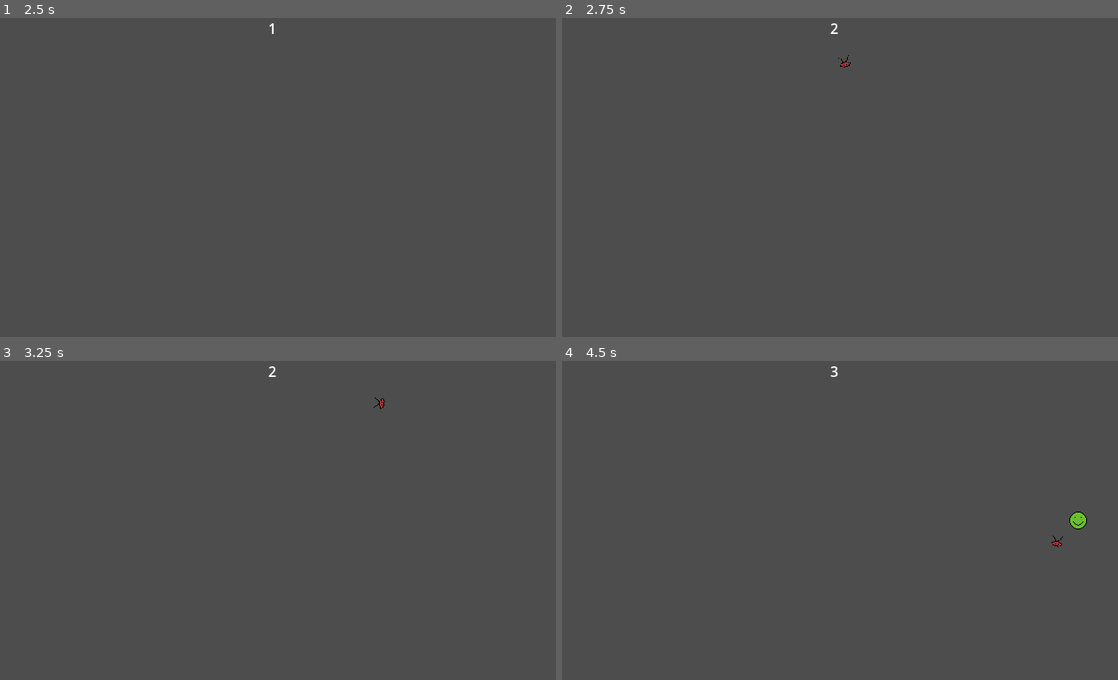
Above: before the commit, frames 1-4 (two rows, left to right).
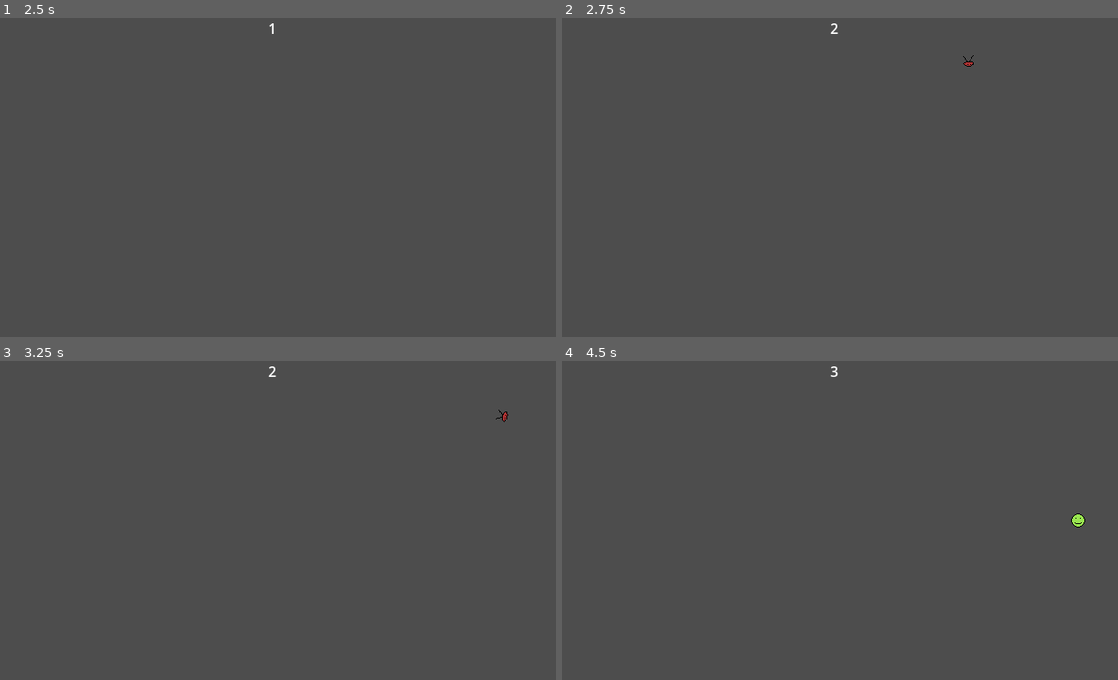
Above: after the commit, the same moments.

Repository: pres2300/ludum_dare_56
Game: Godot game, scene res://main.tscn
Same seed, same stepped clock (60 frames per second), same inputs: the game is played once before the commit and once after it.
Inputs:
- Up to frame 1 (2.5 s): tap Enter (ui_accept) at 0.5, 1.35, 1.52, 1.82, 2 s; hold Right (ui_right) 0.53-1.28 s; hold Enter (ui_accept) 0.53-1.28 s; hold Down (ui_down) 1.28-2.03 s; hold Right (ui_right) from 2.03 s (still down); hold Enter (ui_accept) from 2.03 s (still down)
- Up to frame 2 (2.75 s): keep holding Right (ui_right); keep holding Enter (ui_accept)
- Up to frame 3 (3.25 s): release Right (ui_right) at 2.78 s; release Enter (ui_accept) at 2.78 s; hold Up (ui_up) from 2.78 s (still down); tap Enter (ui_accept) at 2.85, 3.02 s
- Up to frame 4 (4.5 s): tap Enter (ui_accept) at 3.32, 4.35 s; release Up (ui_up) at 3.53 s; hold Enter (ui_accept) 3.53-4.28 s; hold Left (ui_left) from 3.53 s (still down)

Frame 1 is identical in both runs. In frame 2, less than 0.1% of the frame differs, in the area x 49-75%, y 11-16%; in frame 3, less than 0.1%; in frame 4, 0.2%, in the area x 88-95%, y 47-59%.
Error after the commit: Cannot call method 'instantiate' on a null value. (res://main.gd:59)

Commit message:
Adding another enemy type

Diff:
--- a/beings/enemy_base.gd
+++ b/beings/enemy_base.gd
@@ -1,10 +1,4 @@
 extends Area2D
-
-@export var move_speed: int = 500
-
-enum EnemyType { SQUID }
-
-var enemy_type: EnemyType
 
 func _on_body_entered(body: Node2D) -> void:
 	if body.is_in_group("Player"):
--- a/main.gd
+++ b/main.gd
@@ -1,15 +1,18 @@
 extends Node
 
-@export var enemy: PackedScene = null
+@export var enemy1: PackedScene = null
+@export var enemy2: PackedScene = null
 @export var starting_spawn_time: float = 2.0
 
-@onready var enemy_timer: Timer = $EnemySpawnTimer
+@onready var enemy1_timer: Timer = $Enemy1SpawnTimer
+@onready var enemy2_timer: Timer = $Enemy2SpawnTimer
 @onready var game_timer: Timer = $GameTimer
 @onready var hud: Control = $CanvasLayer/HUD
 @onready var player: CharacterBody2D = $Player
 
 var game_time: int = 0
 var game_running: bool = false
+var screensize: Vector2 = Vector2(640.0, 360.0)
 
 func start_game() -> void:
 	game_time = 0
@@ -19,15 +22,16 @@
 	hud.start.hide()
 	hud.game_over.hide()
 	game_timer.start()
-	enemy_timer.start()
+	enemy1_timer.start()
+	enemy2_timer.start()
 
 func _ready() -> void:
 	# Center the player
-	var center: Vector2 = get_viewport().get_visible_rect().size/2
+	var center: Vector2 = screensize/2
 	$Player.position = center
 
-	enemy_timer.wait_time = starting_spawn_time
-	enemy_timer.one_shot = false
+	enemy1_timer.wait_time = starting_spawn_time
+	enemy1_timer.one_shot = false
 
 	player.dead.connect(_player_dead)
 
@@ -38,15 +42,20 @@
 func _player_dead() -> void:
 	game_running = false
 	game_timer.stop()
-	enemy_timer.stop()
+	enemy1_timer.stop()
+	enemy2_timer.stop()
 	hud.game_over.show()
-
-func _on_enemy_spawn_timer_timeout() -> void:
-	var enemy_instance: Path2D = enemy.instantiate()
-	var screensize: Vector2 = get_viewport().size
-	enemy_instance.position = Vector2(randf_range(0.0, screensize.x), 0)
-	add_child(enemy_instance)
 
 func _on_game_timer_timeout() -> void:
 	game_time += 1
 	hud.score.text = str(game_time)
+
+func _on_enemy_1_spawn_timer_timeout() -> void:
+	var enemy_instance: Path2D = enemy1.instantiate()
+	enemy_instance.position = Vector2(randf_range(0.0, screensize.x), 0)
+	add_child(enemy_instance)
+
+func _on_enemy_2_spawn_timer_timeout() -> void:
+	var enemy_instance: Area2D = enemy2.instantiate()
+	enemy_instance.position = Vector2(randf_range(0.0, screensize.x), 0)
+	add_child(enemy_instance)
--- a/main.tscn
+++ b/main.tscn
@@ -1,13 +1,15 @@
-[gd_scene load_steps=5 format=3 uid="uid://fh8sf8nyuy14"]
+[gd_scene load_steps=6 format=3 uid="uid://fh8sf8nyuy14"]
 
 [ext_resource type="Script" path="res://main.gd" id="1_411yu"]
 [ext_resource type="PackedScene" uid="uid://bdfo216a617rc" path="res://beings/player.tscn" id="2_4vytu"]
 [ext_resource type="PackedScene" uid="uid://dbux7q0ds61l6" path="res://hud.tscn" id="3_n6e8k"]
+[ext_resource type="PackedScene" uid="uid://0dmx381jgmbm" path="res://beings/tiny_creature_2.tscn" id="3_p17bd"]
 [ext_resource type="PackedScene" uid="uid://b2q033821e0j7" path="res://beings/enemy_path.tscn" id="4_mgbd6"]
 
 [node name="Main" type="Node"]
 script = ExtResource("1_411yu")
-enemy = ExtResource("4_mgbd6")
+enemy1 = ExtResource("4_mgbd6")
+enemy2 = ExtResource("3_p17bd")
 
 [node name="CanvasLayer" type="CanvasLayer" parent="."]
 
@@ -16,9 +18,12 @@
 [node name="Player" parent="." instance=ExtResource("2_4vytu")]
 position = Vector2(305, 191)
 
-[node name="EnemySpawnTimer" type="Timer" parent="."]
+[node name="Enemy1SpawnTimer" type="Timer" parent="."]
+
+[node name="Enemy2SpawnTimer" type="Timer" parent="."]
 
 [node name="GameTimer" type="Timer" parent="."]
 
-[connection signal="timeout" from="EnemySpawnTimer" to="." method="_on_enemy_spawn_timer_timeout"]
+[connection signal="timeout" from="Enemy1SpawnTimer" to="." method="_on_enemy_1_spawn_timer_timeout"]
+[connection signal="timeout" from="Enemy2SpawnTimer" to="." method="_on_enemy_2_spawn_timer_timeout"]
 [connection signal="timeout" from="GameTimer" to="." method="_on_game_timer_timeout"]
